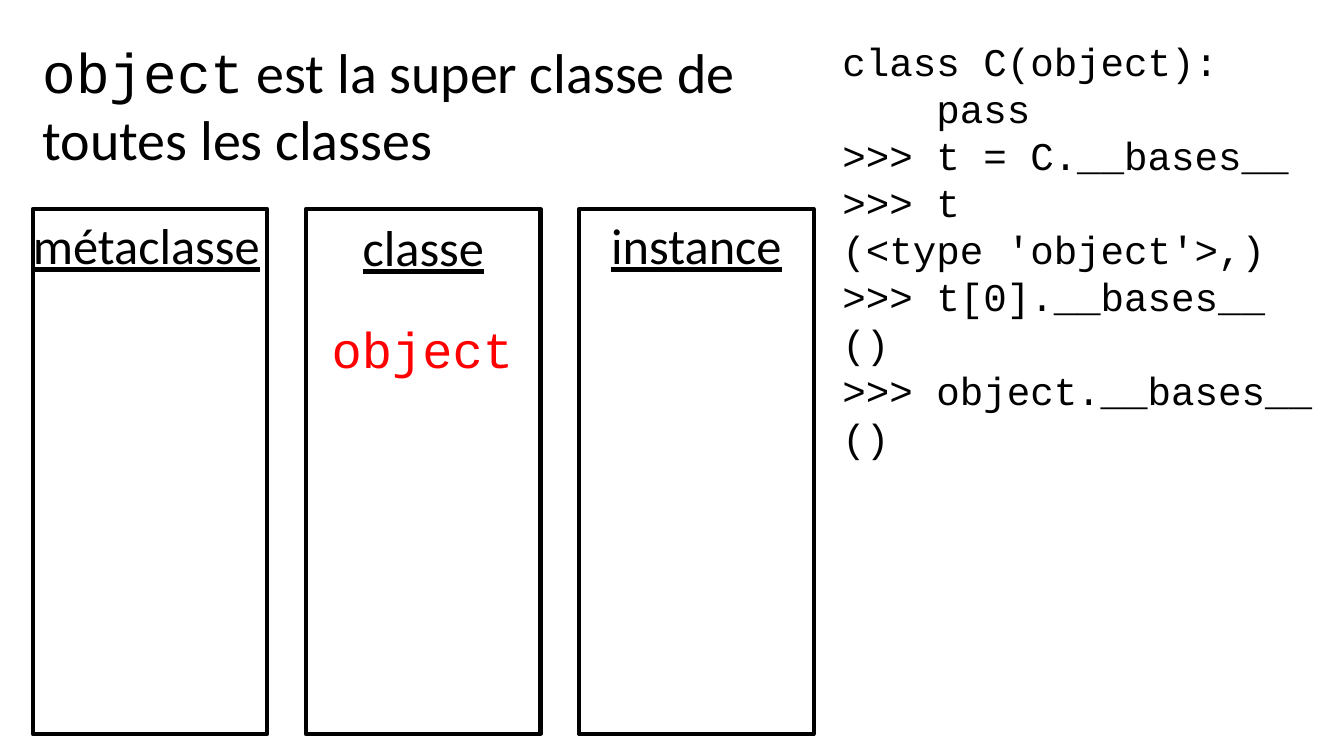
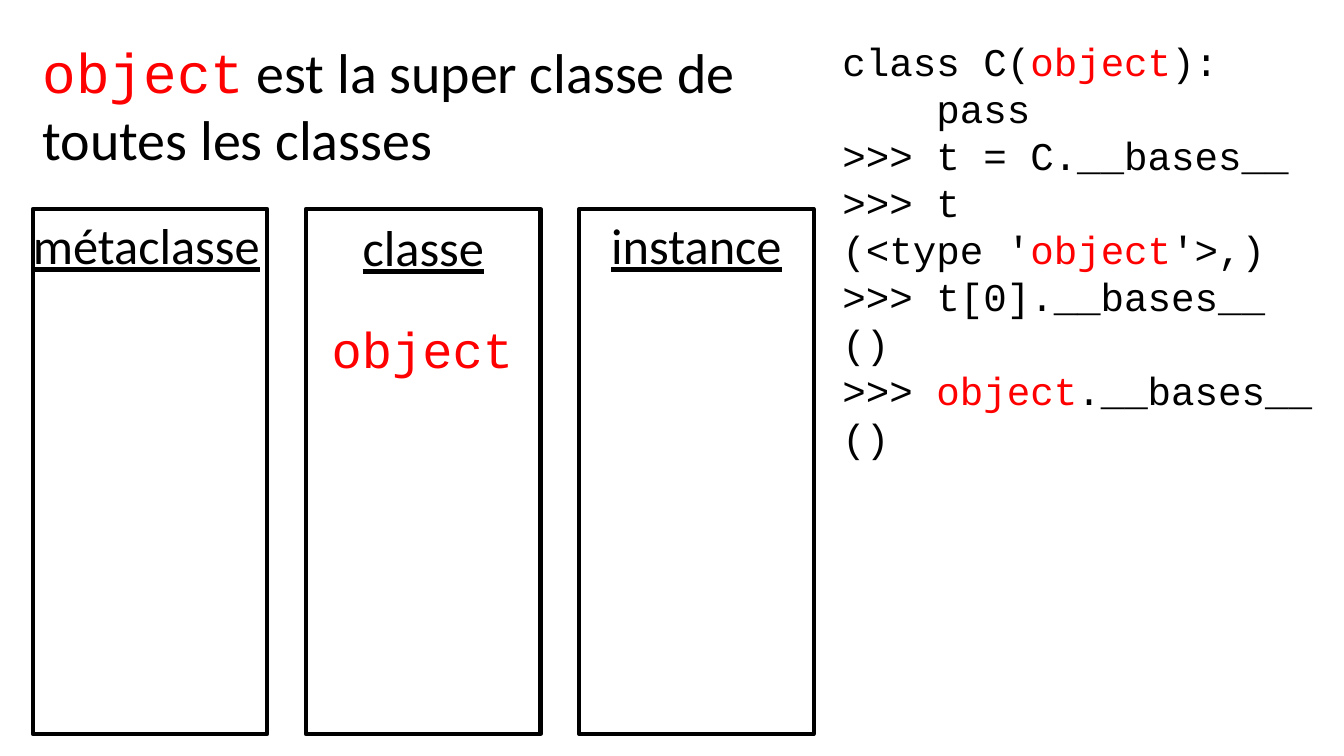
Before and after one commit to parmentelat/flotpython-archive, a slide deck: slide 3 of semaine7/CO12AL-W7-VIDEO03-SLIDE01.pptx. Drawn at 1344x756 pixels with LibreOffice and Linux fonts; fonts in the diff are those of the drawing. Boxes give left, top, right and bottom in pixels: in the first picture for what was removed or moved away, otherwise in the second. Text is boxed around its words. In the diff, an @@ line names an element or a change of style, - is before the commit and + after.

```diff
--- a/semaine7/CO12AL-W7-VIDEO03-SLIDE01.pptx
+++ b/semaine7/CO12AL-W7-VIDEO03-SLIDE01.pptx
@@ text "object est la super classe ..." at bbox=[43, 52, 734, 161]: text colour #000000 to #FF0000 in "object" @@
@@ text at bbox=[842, 48, 1312, 413]: text colour #000000 to #FF0000 in "C(object):", "'object'>,)", "object.__bases__" @@
```
Also in this commit, not shown: 6 other slides changed, 6 slides added, 4 other files.
